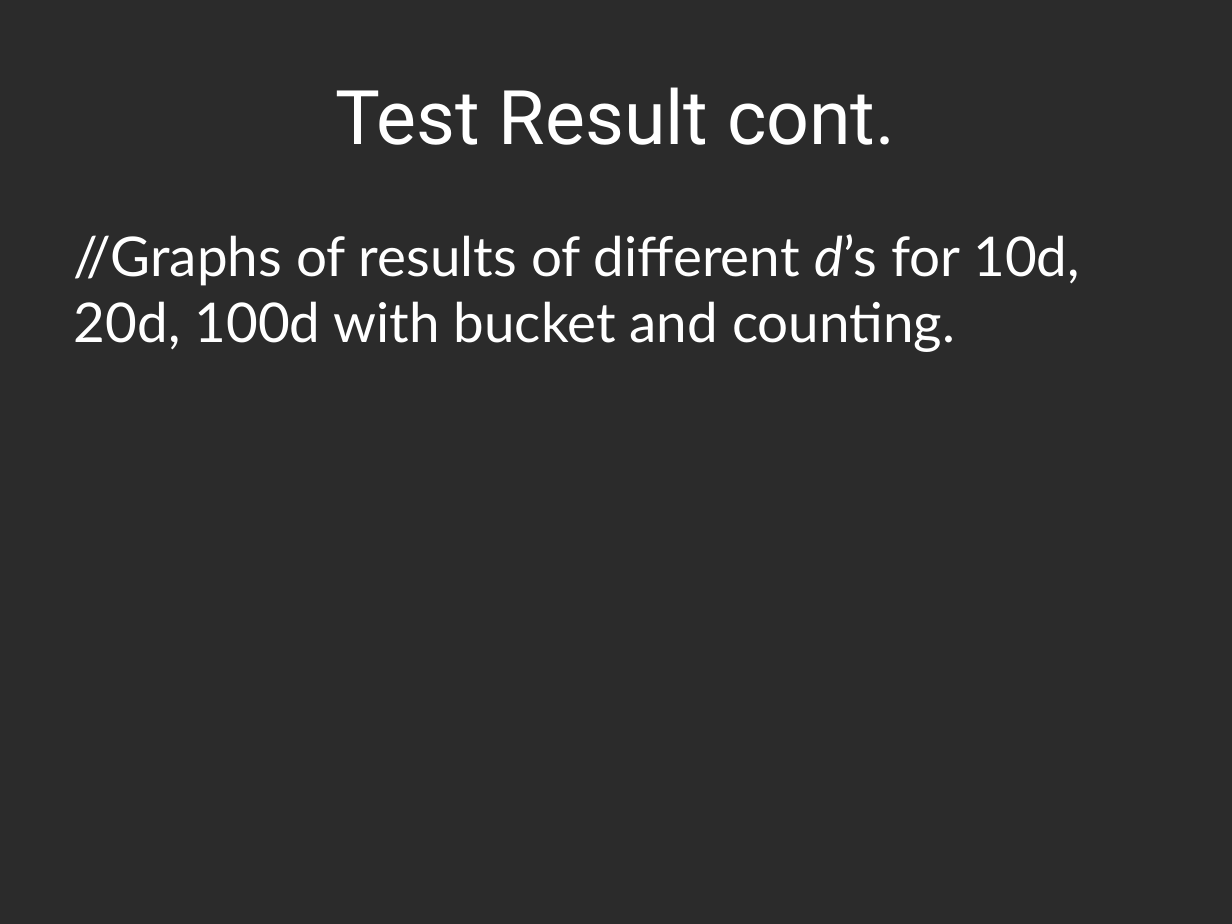
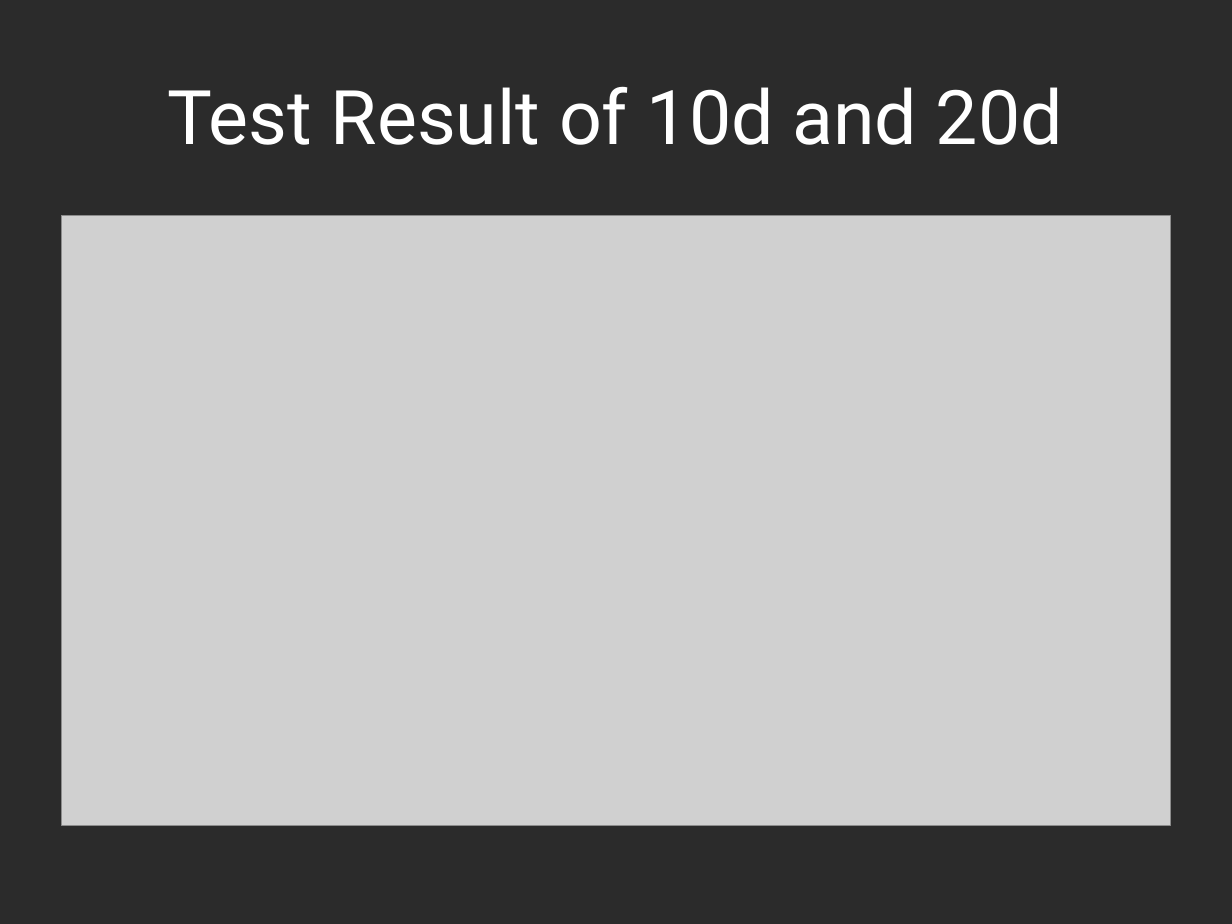
Before and after one commit to hyoshid1/project375, a slide deck: slide 6 of presentation_DRAFT.pptx. Drawn at 1232x924 pixels with LibreOffice and Linux fonts; fonts in the diff are those of the drawing; grey boxes stand for pictures; background and template pictures are left out; a plain dark background stands for a picture behind light text. Boxes give left, top, right and bottom in pixels: in the first picture for what was removed or moved away, otherwise in the second. Text is boxed around its words. In the diff, an @@ line names an element or a change of style, - is before the commit and + after.

```diff
--- a/presentation_DRAFT.pptx
+++ b/presentation_DRAFT.pptx
@@ title at [168,86,1063,145]: text changed @@
-Test Result cont.
+Test Result of 10d and 20d
@@ picture added at [62,216,1170,825] @@
@@ text removed at [74,234,1080,352] @@
-//Graphs of results of different d’s for 10d, 20d, 100d with bucket and counting.
```
Also in this commit, not shown: 3 other slides changed, 2 slides added.
